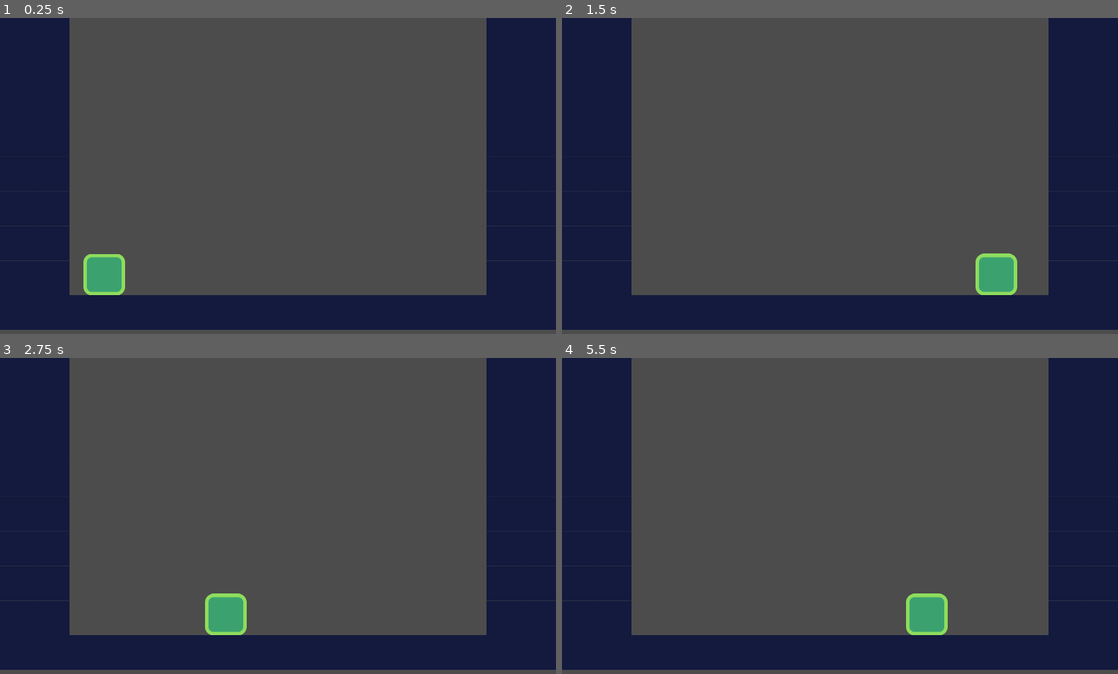
Above: before the commit, frames 1-4 (two rows, left to right).
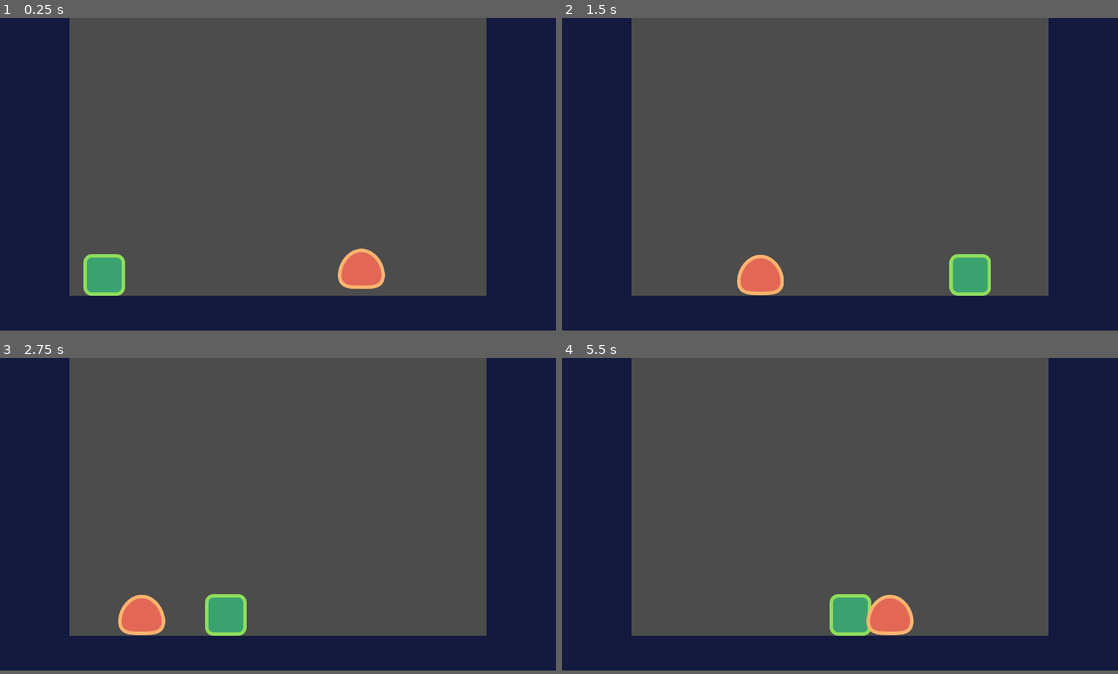
Above: after the commit, the same moments.

Repository: walizw/GodotProjects
Game: Godot game, scene res://scenes/level.tscn
Same seed, same stepped clock (60 frames per second), same inputs: the game is played once before the commit and once after it. The project has no main scene, so this scene is started directly.
Inputs:
- Up to frame 1 (0.25 s): no input
- Up to frame 2 (1.5 s): hold D (right) from 0.53 s (still down); tap W (jump) at 0.77 s
- Up to frame 3 (2.75 s): tap W (jump) at 1.52 s; release D (right) at 2.03 s; hold A (left) from 2.03 s (still down)
- Up to frame 4 (5.5 s): release A (left) at 2.78 s; hold D (right) 2.78-4.28 s; tap W (jump) at 3.02, 3.77, 4.52 s; hold A (left) 4.28-5.03 s; hold D (right) from 5.03 s (still down)
In our replay, the window is 800x455 before the commit and 800x450 after it. These sizes can differ from the game's own. Grey fills any space a smaller window leaves; there, only what the larger window draws over its background counts as a difference.

The runs differ from the first frame. In frame 1, 1.4% of the frame differs, in the area x 0-100%, y 72-99%; in frame 2, 2.7%; in frame 3, 1.4%; in frame 4, 3.1%, in the area x 0-100%, y 74-99%.

Commit message:
creating the enemy

Diff:
--- /dev/null
+++ b/1. Platformer/prefabs/enemy.tscn
@@ -0,0 +1,20 @@
+[gd_scene load_steps=4 format=2]
+
+[ext_resource path="res://assets/enemy.png" type="Texture" id=1]
+[ext_resource path="res://scripts/enemy.gd" type="Script" id=2]
+
+[sub_resource type="RectangleShape2D" id=1]
+extents = Vector2( 47, 33.5 )
+
+[node name="enemy" type="KinematicBody2D"]
+collision_layer = 2
+collision_mask = 9
+script = ExtResource( 2 )
+
+[node name="Enemy" type="Sprite" parent="."]
+position = Vector2( 0, -48 )
+texture = ExtResource( 1 )
+
+[node name="CollisionShape2D" type="CollisionShape2D" parent="."]
+position = Vector2( 1, -33.5 )
+shape = SubResource( 1 )
--- a/1. Platformer/project.godot
+++ b/1. Platformer/project.godot
@@ -26,7 +26,7 @@
 [display]
 
 window/size/width=1280
-window/size/height=729
+window/size/height=720
 window/size/borderless=true
 window/size/always_on_top=true
 window/stretch/mode="2d"
--- a/1. Platformer/scenes/level.tscn
+++ b/1. Platformer/scenes/level.tscn
@@ -1,7 +1,8 @@
-[gd_scene load_steps=5 format=2]
+[gd_scene load_steps=6 format=2]
 
 [ext_resource path="res://assets/tileset.png" type="Texture" id=1]
 [ext_resource path="res://prefabs/player.tscn" type="PackedScene" id=2]
+[ext_resource path="res://prefabs/enemy.tscn" type="PackedScene" id=3]
 
 [sub_resource type="ConvexPolygonShape2D" id=1]
 points = PoolVector2Array( 0, 0, 80, 0, 80, 80, 0, 80 )
@@ -43,3 +44,6 @@
 position = Vector2( 240, 584 )
 speed = Vector2( 800, 1400 )
 grav = 4000.0
+
+[node name="enemy" parent="." instance=ExtResource( 3 )]
+position = Vector2( 907, 526 )
--- /dev/null
+++ b/1. Platformer/scripts/enemy.gd
@@ -0,0 +1,13 @@
+extends Actor
+
+func _ready() -> void:
+	_velocity.x = -speed.x
+
+func _physics_process(delta: float) -> void:
+	_velocity.y += grav * delta
+
+	if is_on_wall ():
+		# change direction
+		_velocity.x *= -1.0
+
+	_velocity.y = move_and_slide (_velocity, FLOOR_NORMAL).y
